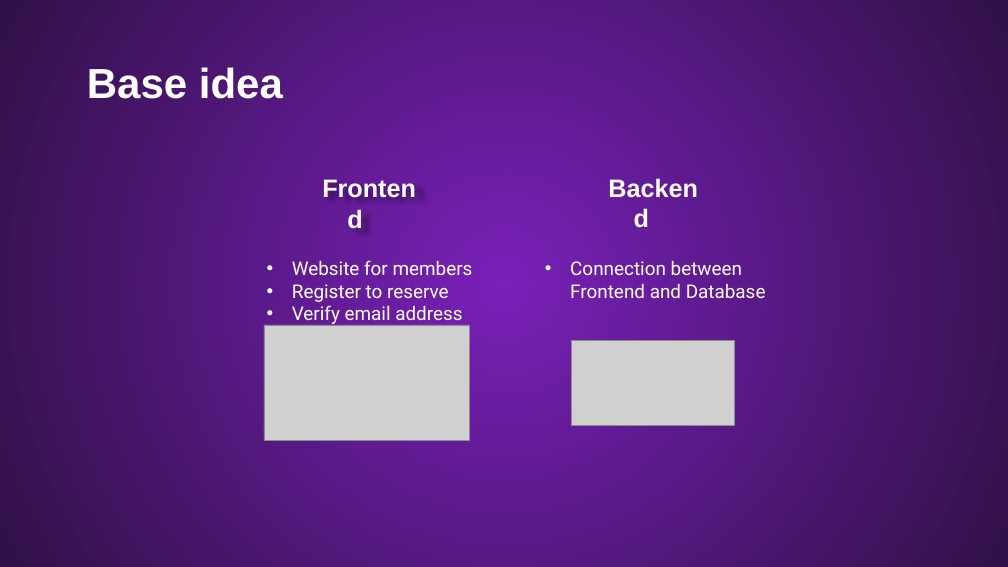
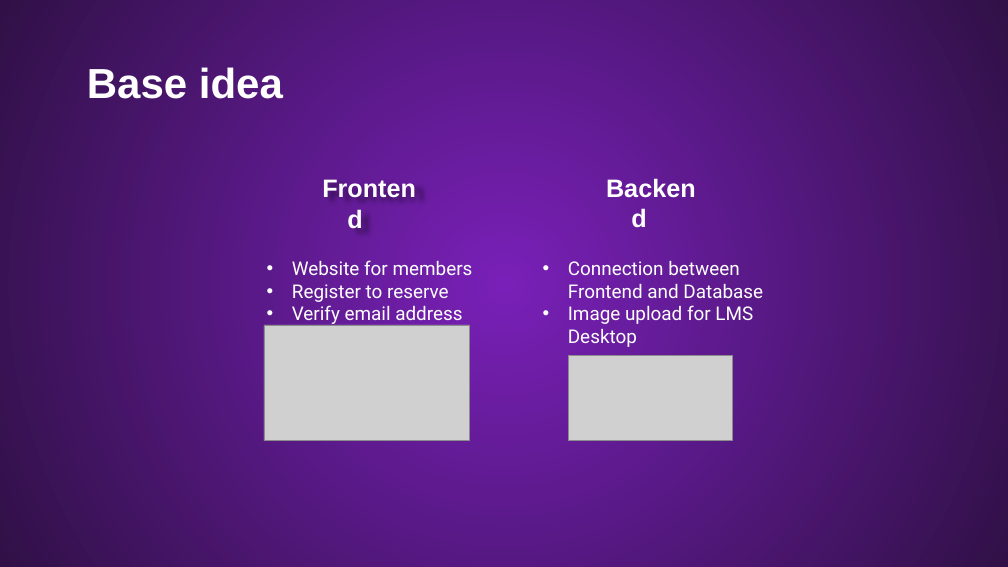
Before and after one commit to Palacsinta002/LMS, a slide deck: slide 9 of Presentation/LMS Presentation.pptx. Drawn at 1008x567 pixels with LibreOffice and Linux fonts; fonts in the diff are those of the drawing; grey boxes stand for pictures; background and template pictures are left out. Boxes give left, top, right and bottom in pixels: in the first picture for what was removed or moved away, otherwise in the second. Text is boxed around its words. In the diff, an @@ line names an element or a change of style, - is before the commit and + after.

```diff
--- a/Presentation/LMS Presentation.pptx
+++ b/Presentation/LMS Presentation.pptx
@@ text at bbox=[568, 305, 753, 347]: paragraph added @@
+• Image upload for LMS Desktop
@@ picture: place and size @@
-picture at bbox=[571, 340, 734, 426]
+picture at bbox=[569, 355, 732, 441]
```
Also in this commit, not shown: 8 other slides changed.
